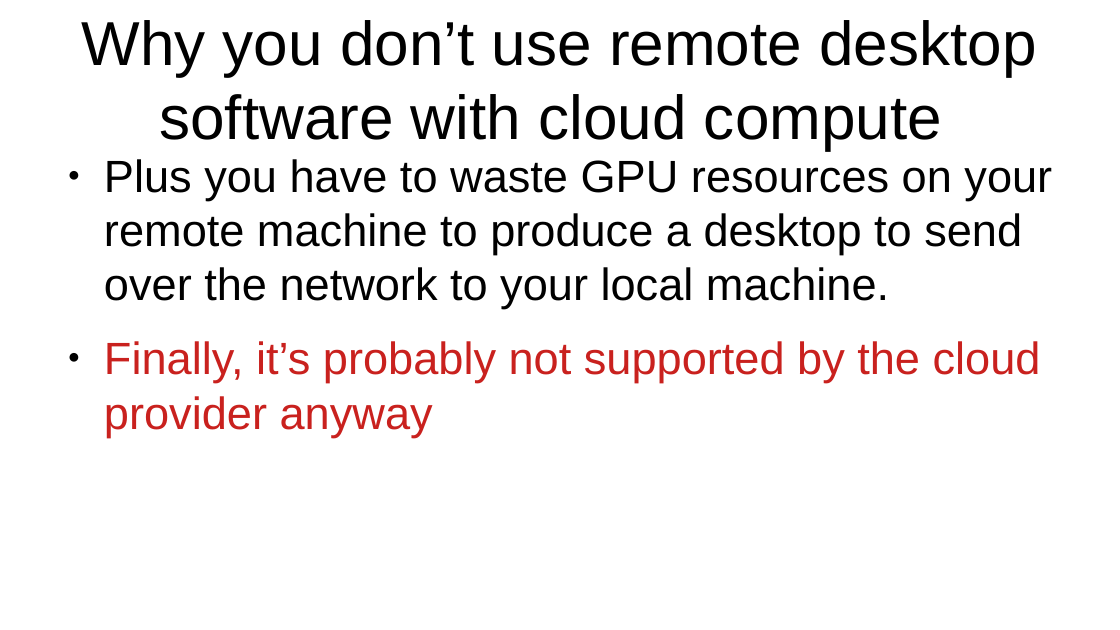
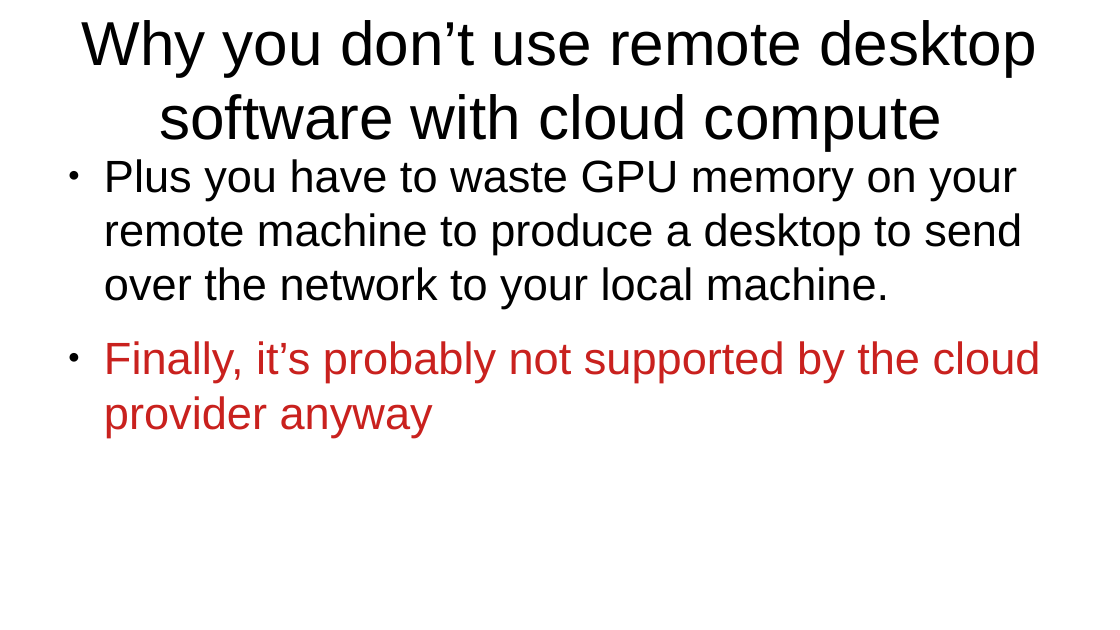
Before and after one commit to kperkins411/PCSE_595, a slide deck: slide 13 of content/Setting_up_cloud_machine.odp. Drawn at 1120x630 pixels with LibreOffice and Linux fonts; fonts in the diff are those of the drawing. Boxes give left, top, right and bottom in pixels: in the first picture for what was removed or moved away, otherwise in the second. Text is boxed around its words. In the diff, an @@ line names an element or a change of style, - is before the commit and + after.

```diff
--- a/content/Setting_up_cloud_machine.odp
+++ b/content/Setting_up_cloud_machine.odp
@@ text at bbox=[104, 159, 1022, 309]: text changed @@
-● Plus you have to waste GPU resources on your remote machine to produce a desktop to send over the network to your local machine.
+● Plus you have to waste GPU memory on your remote machine to produce a desktop to send over the network to your local machine.
```
Also in this commit, not shown: 7 other slides changed, 4 other files.
